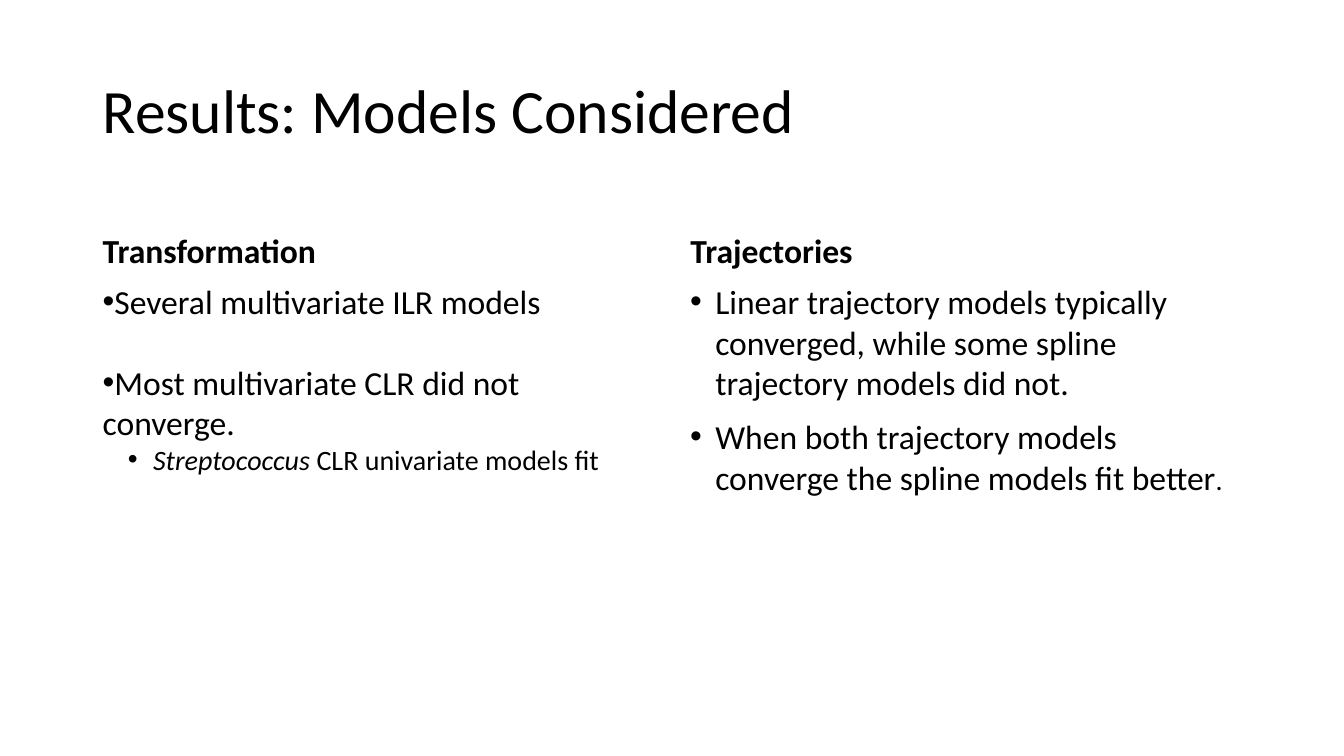
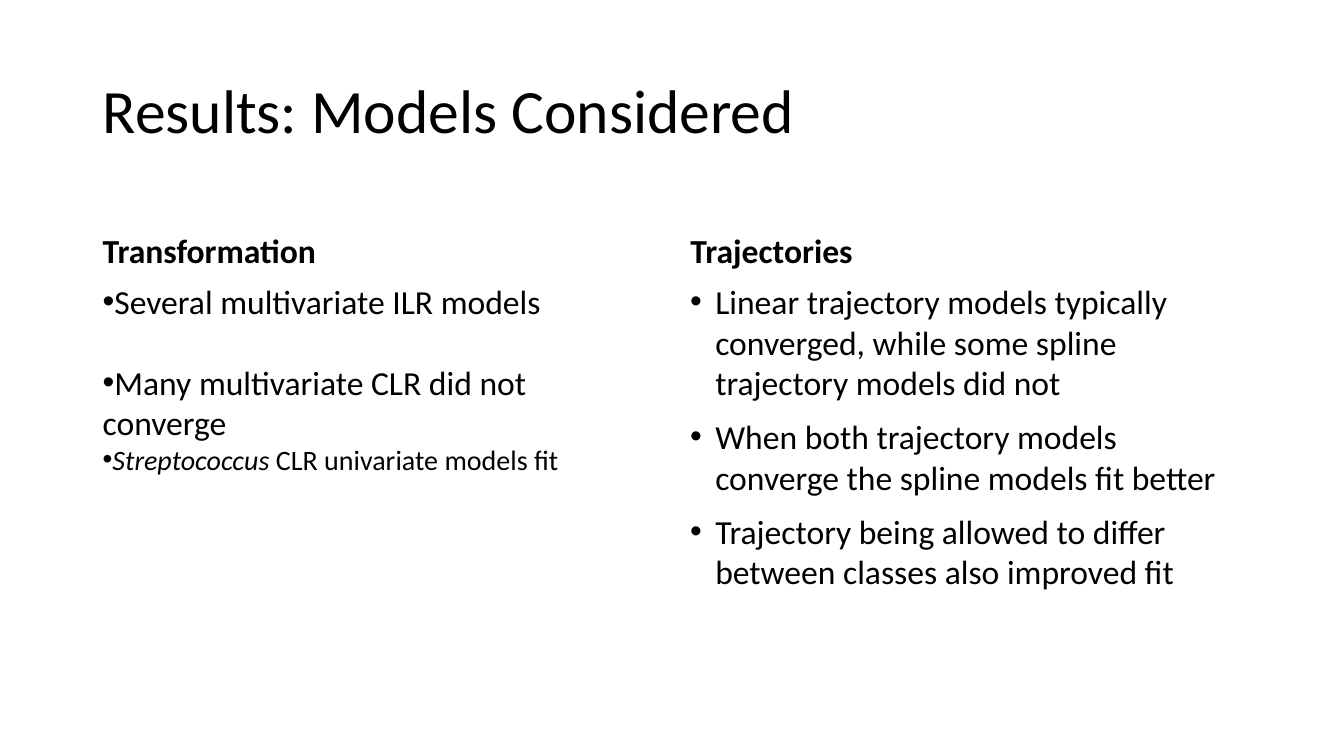
Before and after one commit to caseyicesakamoto/CUANSCHUTZ, a slide deck: slide 23 of Thesis/Results/Thesis Defense.pptx (slide 17 before the commit). Drawn at 1344x756 pixels with LibreOffice and Linux fonts; fonts in the diff are those of the drawing. Boxes give left, top, right and bottom in pixels: in the first picture for what was removed or moved away, otherwise in the second. Text is boxed around its words. In the diff, an @@ line names an element or a change of style, - is before the commit and + after.

```diff
--- a/Thesis/Results/Thesis Defense.pptx
+++ b/Thesis/Results/Thesis Defense.pptx
@@ text at (715, 290, 1216, 590): text changed @@
-• Linear trajectory models typically converged, while some spline trajectory models did not.
-• When both trajectory models converge the spline models fit better.
+• Linear trajectory models typically converged, while some spline trajectory models did not
+• When both trajectory models converge the spline models fit better
+• Trajectory being allowed to differ between classes also improved fit
@@ text at (103, 371, 527, 441): text changed @@
-• Most multivariate CLR did not converge.
+• Many multivariate CLR did not converge
@@ text at (112, 450, 558, 475): list level 2 to 1 in "Streptococcus CLR univariate models fit" @@
```
Also in this commit, not shown: 19 other slides changed, 13 slides added, 2 slides removed, 3 other files.
